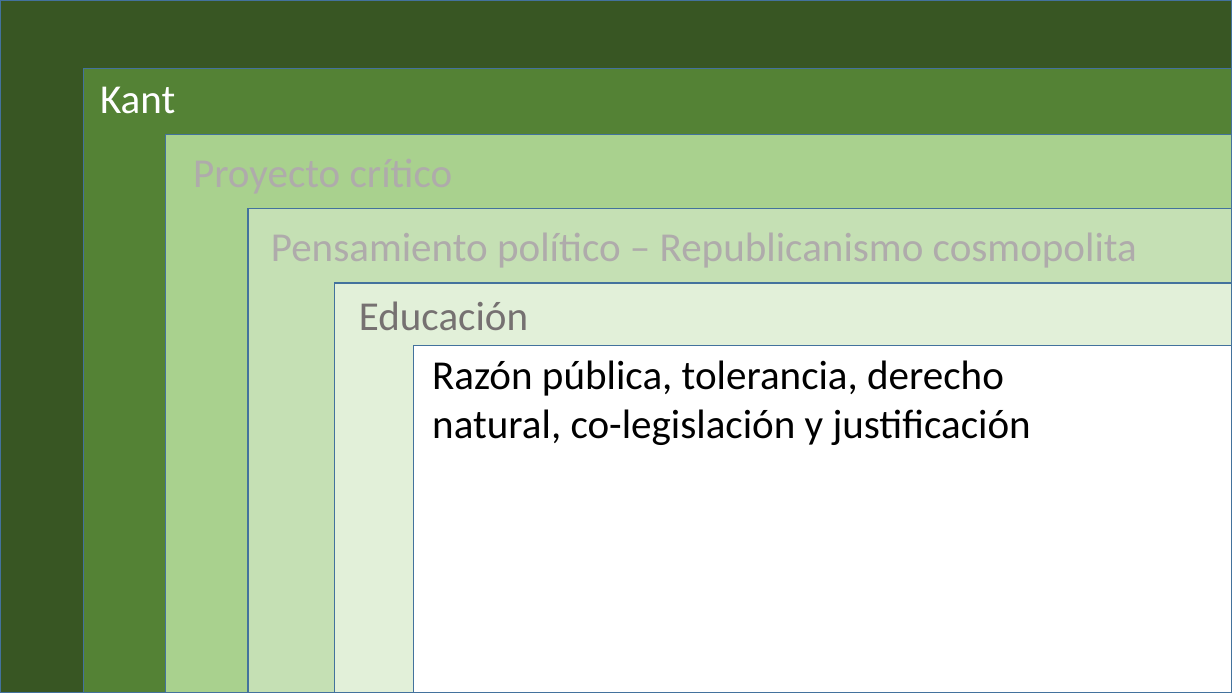
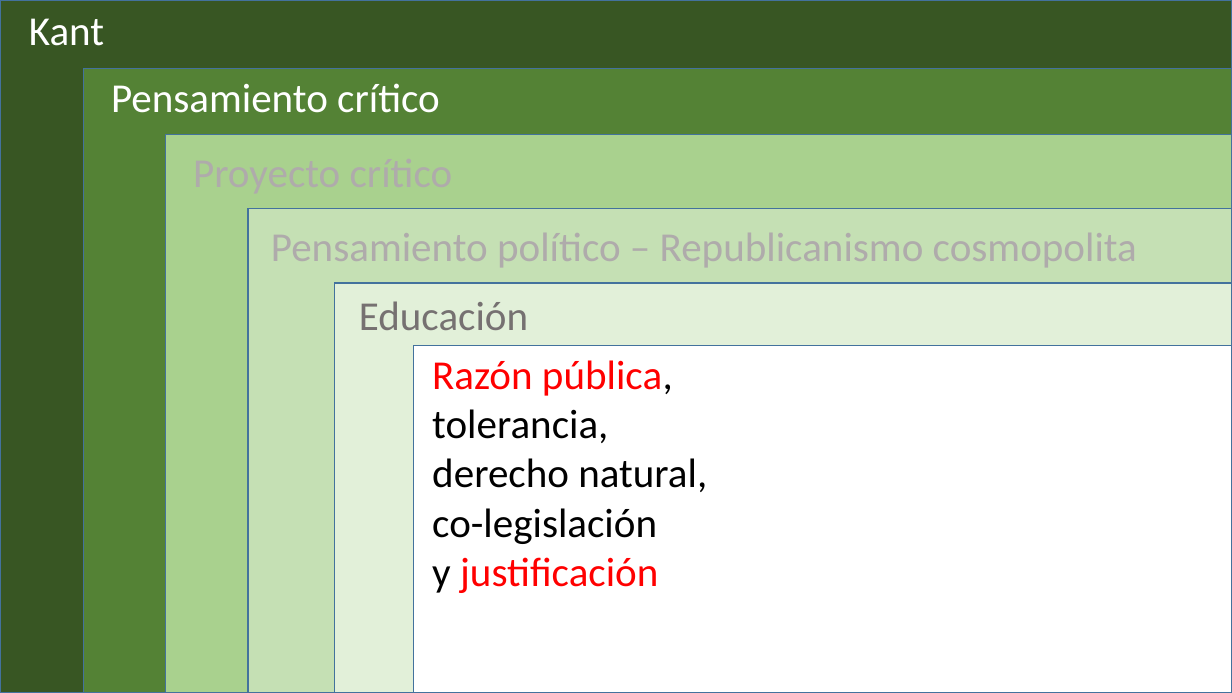
Before and after one commit to zaboltar/zaboltar.github.io, a slide deck: slide 2 of assets uarm/2023 2 UarmPCrit/tesis docs/la educación como asunto político en Kant.pptx. Drawn at 1232x693 pixels with LibreOffice and Linux fonts; fonts in the diff are those of the drawing. Boxes give left, top, right and bottom in pixels: in the first picture for what was removed or moved away, otherwise in the second. Text is boxed around its words. In the diff, an @@ line names an element or a change of style, - is before the commit and + after.

```diff
--- a/assets uarm/2023 2 UarmPCrit/tesis docs/la educación como asunto político en Kant.pptx
+++ b/assets uarm/2023 2 UarmPCrit/tesis docs/la educación como asunto político en Kant.pptx
@@ text "Kant": place and size @@
-text "Kant" at (100,86,175,114)
+text "Kant" at (29,18,104,46)
@@ text added at (111,83,440,113), 32 pt, text #FFFFFF @@
+Pensamiento crítico
@@ text at (432,360,707,593): text changed @@
-Razón pública, tolerancia, derecho natural, co-legislación y justificación
+Razón pública,
+tolerancia,
+derecho natural,
+co-legislación
+y justificación
```
Also in this commit, not shown: 4 slides added, 1 other file.
